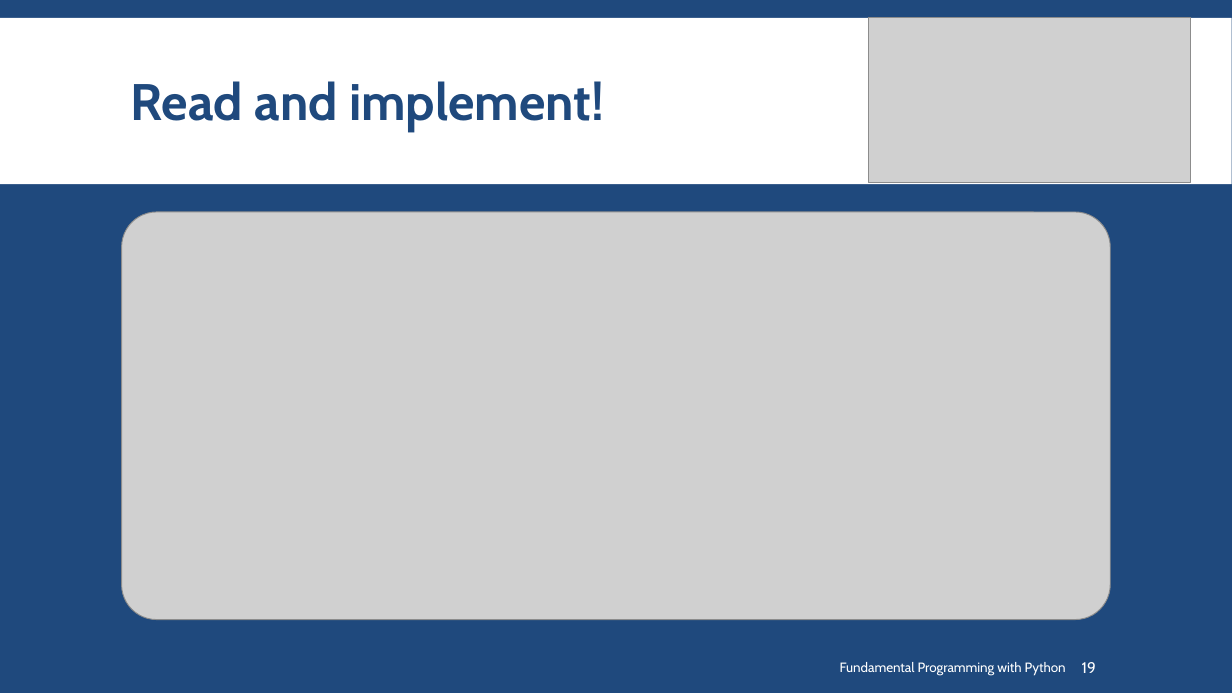
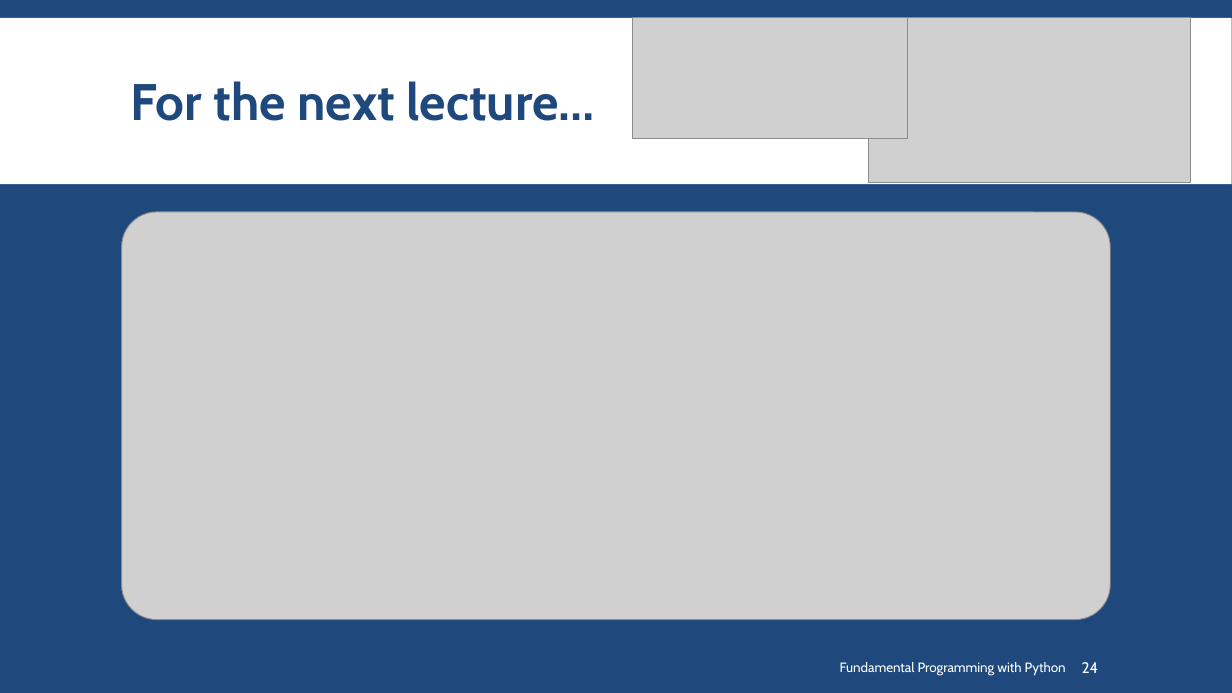
Before and after one commit to SharifPythonSpace/Course1401, a slide deck: slide 24 of Slide/13- What is Object-oriented Programming.pptx (slide 19 before the commit). Drawn at 1232x693 pixels with LibreOffice and Linux fonts; fonts in the diff are those of the drawing; grey boxes stand for pictures; background and template pictures are left out. Boxes give left, top, right and bottom in pixels: in the first picture for what was removed or moved away, otherwise in the second. Text is boxed around its words. In the diff, an @@ line names an element or a change of style, - is before the commit and + after.

Commit message:
added lecture 13 pdf version

```diff
--- a/Slide/13- What is Object-oriented Programming.pptx
+++ b/Slide/13- What is Object-oriented Programming.pptx
@@ picture added at (633, 18, 909, 139) @@
@@ title at (131, 81, 594, 121): text changed @@
-Read and implement!
+For the next lecture…
@@ page number at (1082, 662, 1099, 673): text changed @@
-19
+24
```
Also in this commit, not shown: 2 other slides changed, 1 slide added.
